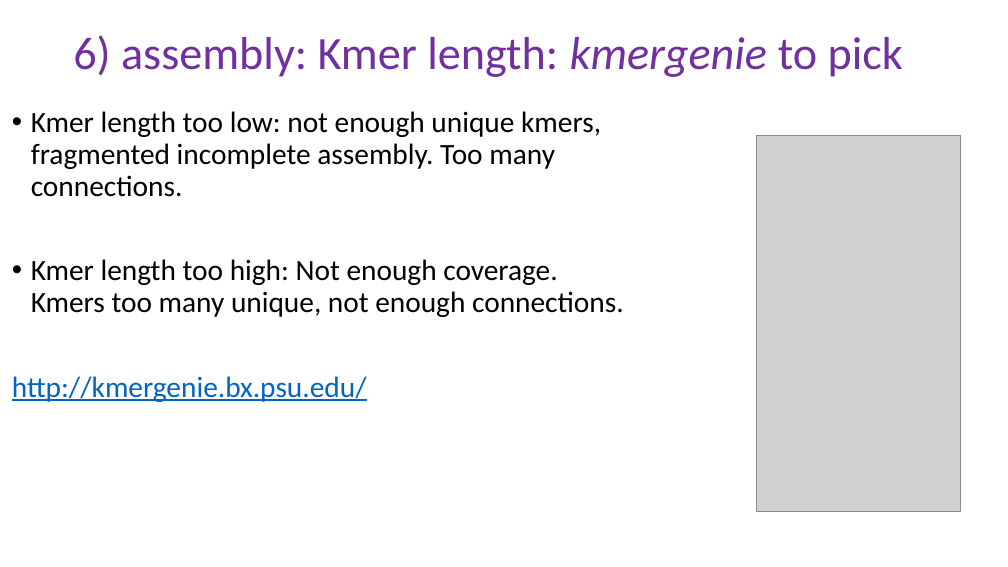
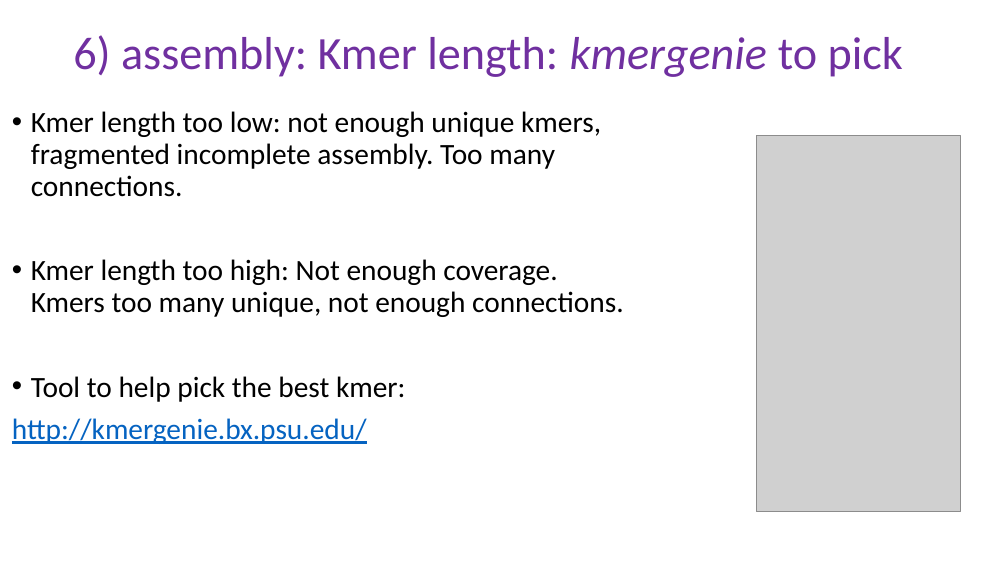
Before and after one commit to peterthorpe5/Sys_admin, a slide deck: slide 12 of cluster_course/powerpoint/6_assembly.pptx (slide 11 before the commit). Drawn at 1008x567 pixels with LibreOffice and Linux fonts; fonts in the diff are those of the drawing; grey boxes stand for pictures. Boxes give left, top, right and bottom in pixels: in the first picture for what was removed or moved away, otherwise in the second. Text is boxed around its words. In the diff, an @@ line names an element or a change of style, - is before the commit and + after.

```diff
--- a/cluster_course/powerpoint/6_assembly.pptx
+++ b/cluster_course/powerpoint/6_assembly.pptx
@@ text at [31,376,405,402]: paragraph added @@
+• Tool to help pick the best kmer:
```
Also in this commit, not shown: 6 other slides changed, 1 slide added, 6 other files.
